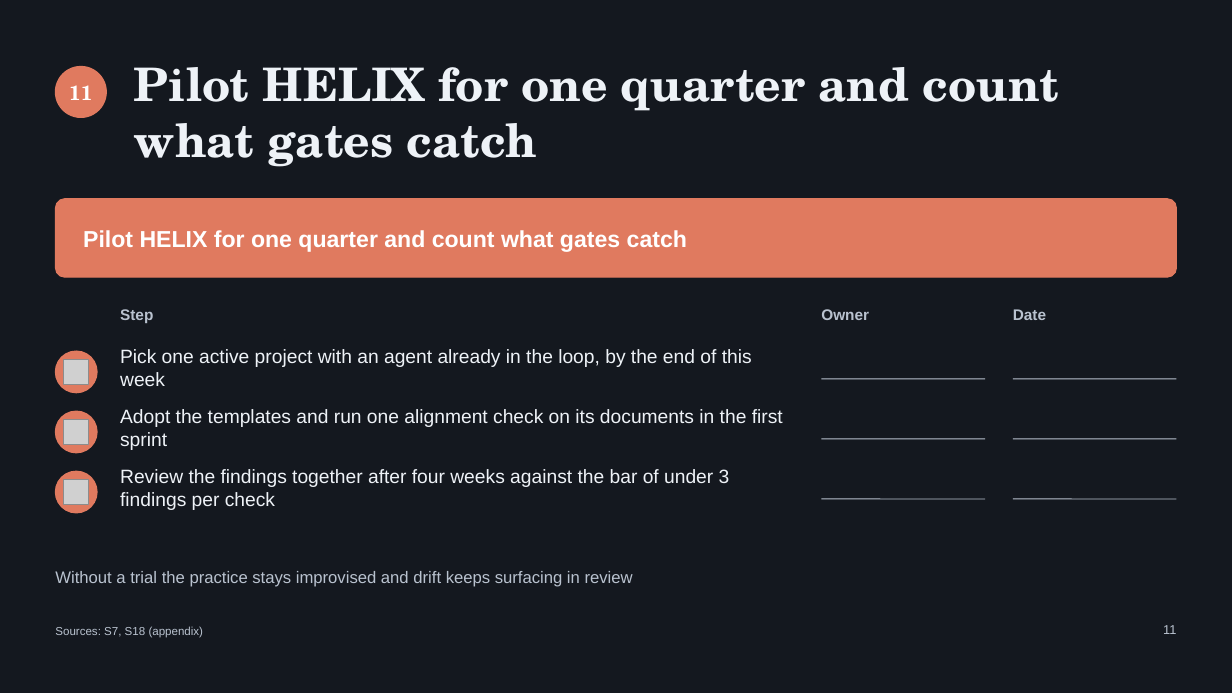
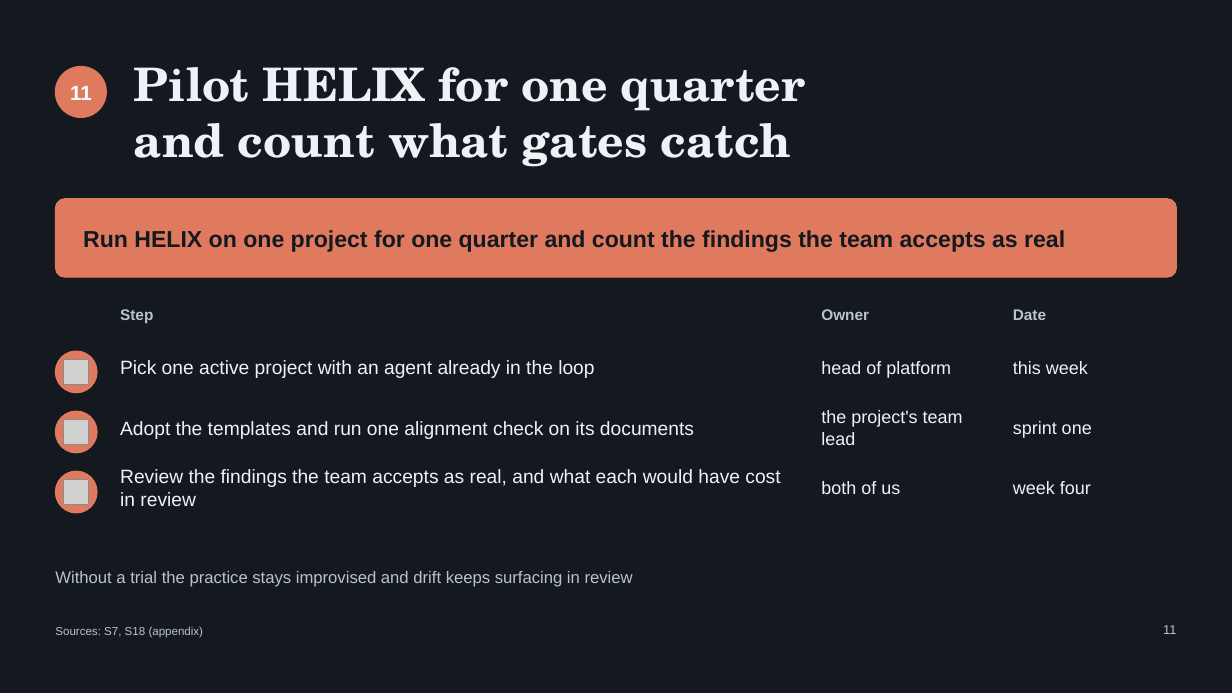
Before and after one commit to DocumentDrivenDX/helix, a slide deck: slide 11 of docs/helix/06-iterate/deliverables/assets/DEL-001-helix-evaluation-deck.pptx. Drawn at 1232x693 pixels with LibreOffice and Linux fonts; fonts in the diff are those of the drawing; grey boxes stand for pictures. Boxes give left, top, right and bottom in pixels: in the first picture for what was removed or moved away, otherwise in the second. Text is boxed around its words. In the diff, an @@ line names an element or a change of style, - is before the commit and + after.

```diff
--- a/docs/helix/06-iterate/deliverables/assets/DEL-001-helix-evaluation-deck.pptx
+++ b/docs/helix/06-iterate/deliverables/assets/DEL-001-helix-evaluation-deck.pptx
@@ text "11" at (70, 86, 92, 100): font TeX Gyre Schola to Arial @@
@@ text at (134, 67, 806, 167): text changed @@
-Pilot HELIX for one quarter and count what gates catch
+Pilot HELIX for one quarter
+and count what gates catch
@@ text at (83, 230, 1065, 252): text changed; text colour #FFFFFF to #14181F @@
-Pilot HELIX for one quarter and count what gates catch
+Run HELIX on one project for one quarter and count the findings the team accepts as real
@@ text at (120, 360, 594, 378): text changed @@
-Pick one active project with an agent already in the loop, by the end of this week
+Pick one active project with an agent already in the loop
@@ text added at (821, 361, 951, 378), 14 pt, text #EEF2F7 @@
+head of platform
@@ line removed from (822, 379) to (985, 379) @@
@@ line removed from (1013, 379) to (1177, 379) @@
@@ text added at (1013, 361, 1088, 374), 14 pt, text #EEF2F7 @@
+this week
@@ text added at (821, 410, 963, 445), 14 pt, text #EEF2F7 @@
+the project's team lead
@@ text at (120, 421, 694, 439): text changed @@
-Adopt the templates and run one alignment check on its documents in the first sprint
+Adopt the templates and run one alignment check on its documents
@@ line removed from (822, 439) to (985, 439) @@
@@ line removed from (1013, 439) to (1177, 439) @@
@@ text added at (1013, 421, 1092, 438), 14 pt, text #EEF2F7 @@
+sprint one
@@ text at (120, 469, 780, 506): text changed @@
-Review the findings together after four weeks against the bar of under 3 findings per check
+Review the findings the team accepts as real, and what each would have cost in review
@@ text added at (821, 481, 900, 494), 14 pt, text #EEF2F7 @@
+both of us
@@ line removed from (822, 499) to (985, 499) @@
@@ line removed from (1013, 499) to (1177, 499) @@
@@ text added at (1013, 481, 1091, 494), 14 pt, text #EEF2F7 @@
+week four
```
Also in this commit, not shown: 13 other slides changed, 5 other files.
